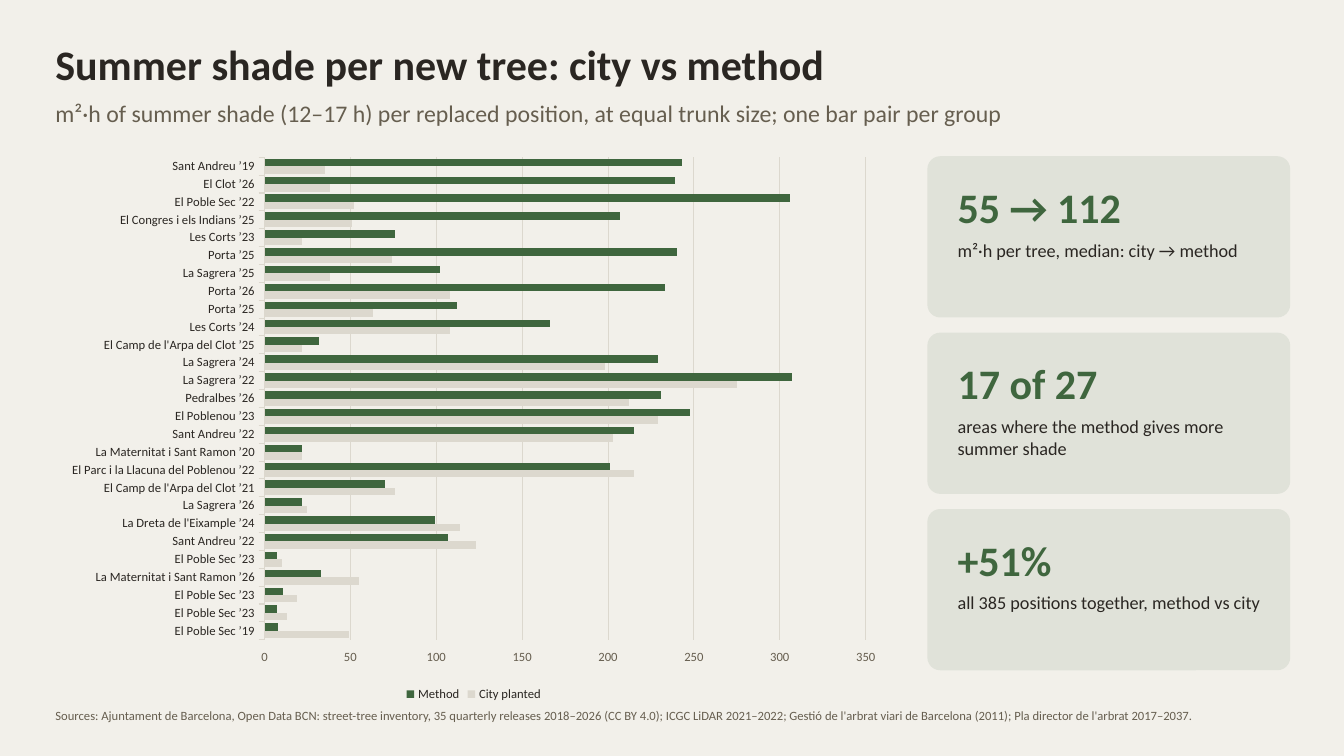
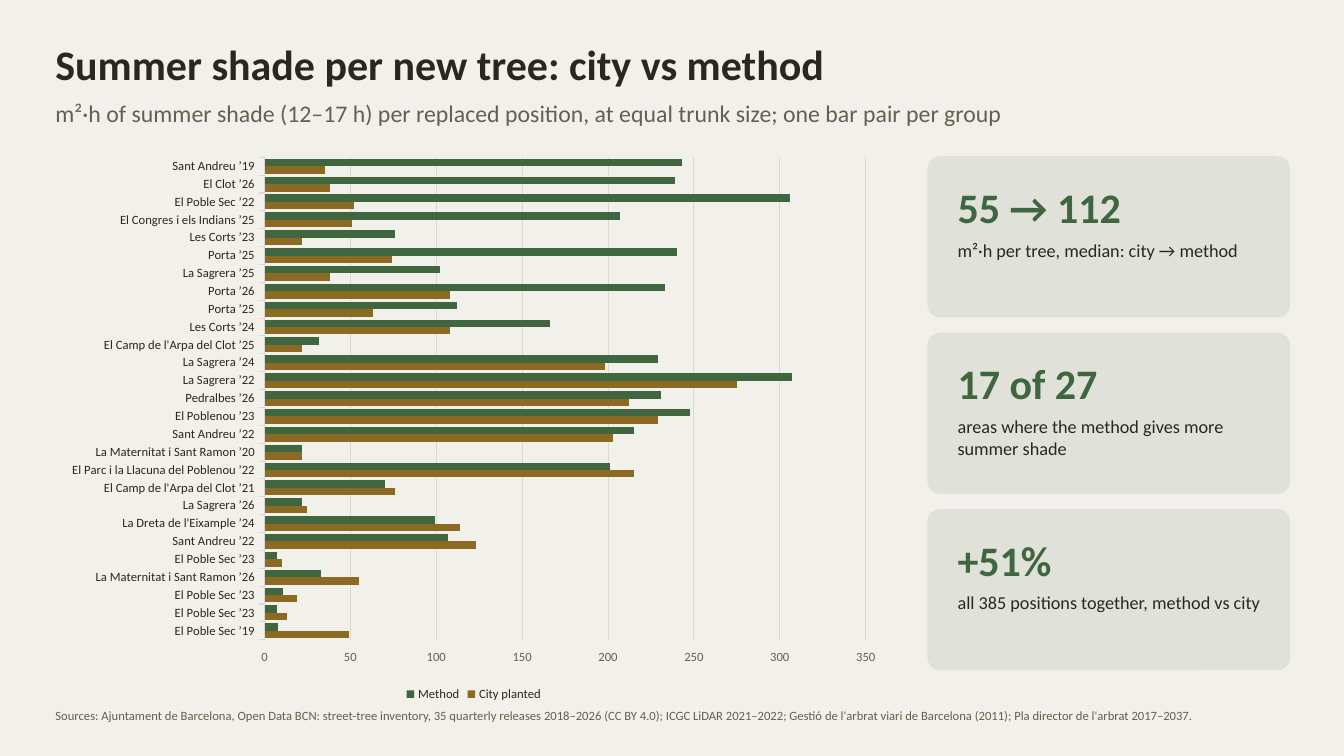
Before and after one commit to giofox96/shade-and-sponge, a slide deck: slide 4 of slides/backtest_works.pptx. Drawn at 1344x756 pixels with LibreOffice and Linux fonts; fonts in the diff are those of the drawing. Boxes give left, top, right and bottom in pixels: in the first picture for what was removed or moved away, otherwise in the second. Text is boxed around its words. In the diff, an @@ line names an element or a change of style, - is before the commit and + after.

```diff
--- a/slides/backtest_works.pptx
+++ b/slides/backtest_works.pptx
@@ bar chart at (55,146,892,706) @@
@@ colour of City planted #DCD8CE to #8C6A24 @@
```
Also in this commit, not shown: 1 other file.
